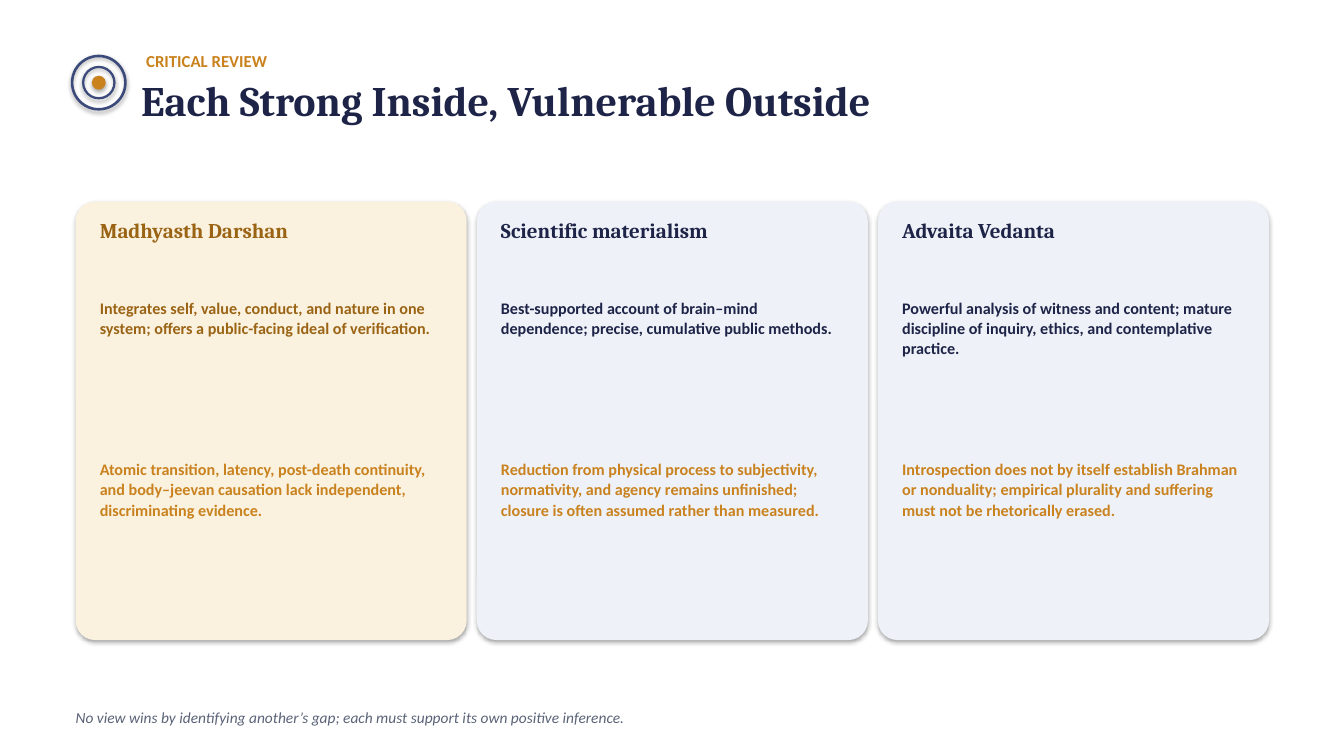
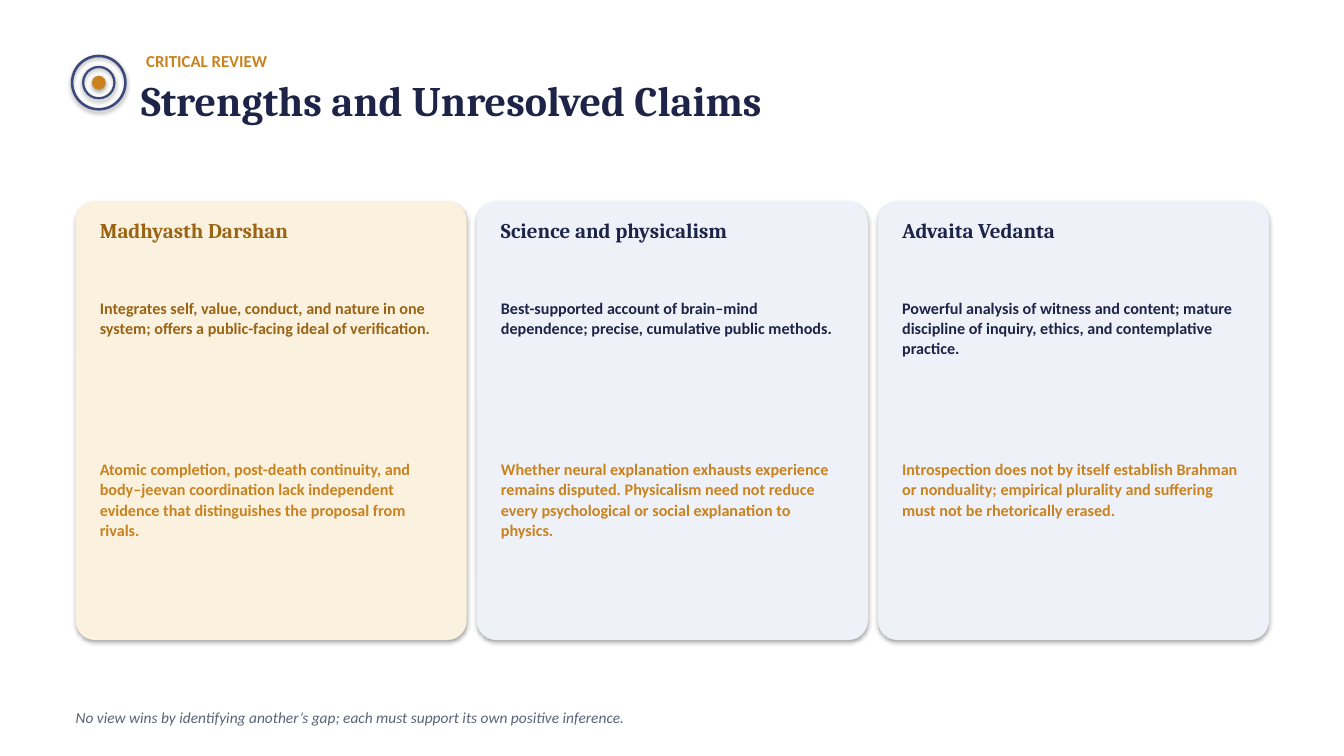
Before and after one commit to raghavamohan/AnalyticMadhyasthDarshan, a slide deck: slide 18 of Studies/Why-Humans-Are-Not-Just-Material/Why-Humans-Are-Not-Just-Material.pptx. Drawn at 1344x756 pixels with LibreOffice and Linux fonts; fonts in the diff are those of the drawing. Boxes give left, top, right and bottom in pixels: in the first picture for what was removed or moved away, otherwise in the second. Text is boxed around its words. In the diff, an @@ line names an element or a change of style, - is before the commit and + after.

```diff
--- a/Studies/Why-Humans-Are-Not-Just-Material/Why-Humans-Are-Not-Just-Material.pptx
+++ b/Studies/Why-Humans-Are-Not-Just-Material/Why-Humans-Are-Not-Just-Material.pptx
@@ text at <box>141,86,761,126</box>: text changed @@
-Each Strong Inside, Vulnerable Outside
+Strengths and Unresolved Claims
@@ text at <box>501,223,727,243</box>: text changed @@
-Scientific materialism
+Science and physicalism
@@ text at <box>100,463,410,536</box>: text changed @@
-Atomic transition, latency, post-death continuity, and body–jeevan causation lack independent, discriminating evidence.
+Atomic completion, post-death continuity, and body–jeevan coordination lack independent evidence that distinguishes the proposal from rivals.
@@ text at <box>501,463,828,539</box>: text changed @@
-Reduction from physical process to subjectivity, normativity, and agency remains unfinished; closure is often assumed rather than measured.
+Whether neural explanation exhausts experience remains disputed. Physicalism need not reduce every psychological or social explanation to physics.
```
Also in this commit, not shown: 16 other slides changed, 16 other files.
